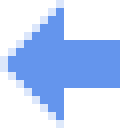
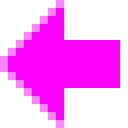
Revision of a layered 128 x 128 image; what changed, layer by layer:
hid "cornflowerBlue g" over [0, 0, 120, 128]
added layer "magenta g" above "Calque #6" over [0, 0, 128, 128]
